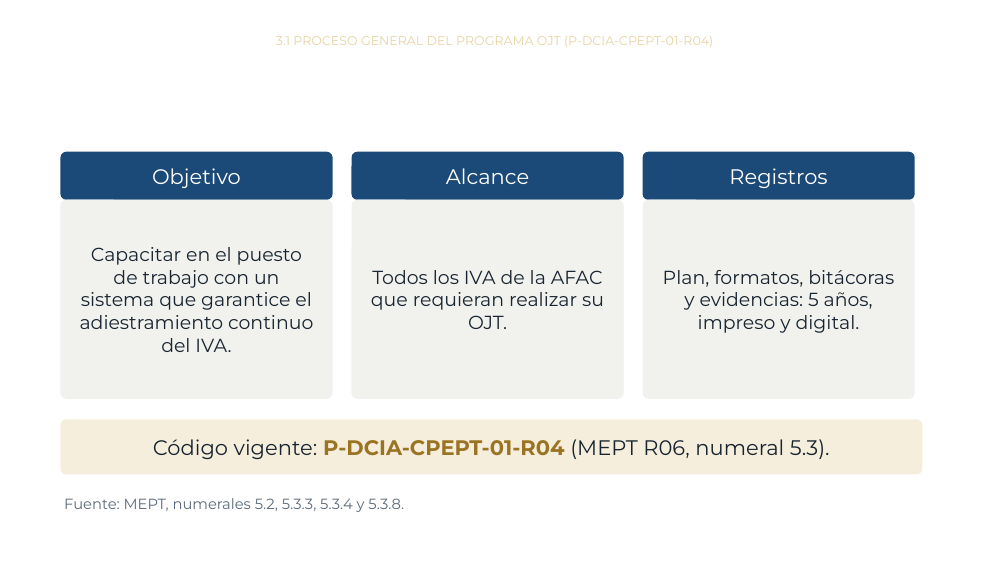
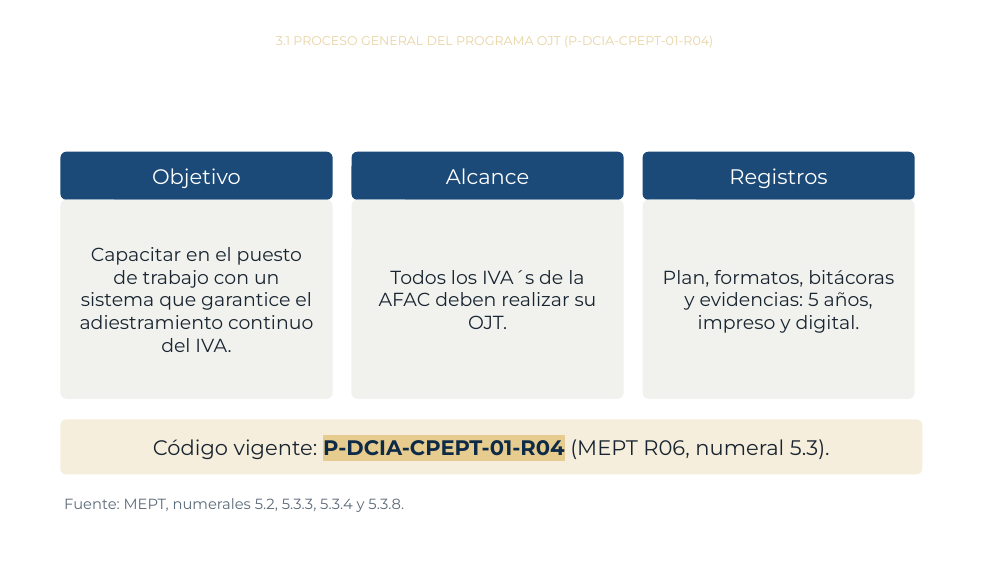
Before and after one commit to jmfigueroah01-creator/Curso-MEPT-OJT, a slide deck: slide 6 of modulo3.pptx (slide 3 before the commit). Drawn at 1008x567 pixels with LibreOffice and Linux fonts; fonts in the diff are those of the drawing; background and template pictures are left out. Boxes give left, top, right and bottom in pixels: in the first picture for what was removed or moved away, otherwise in the second. Text is boxed around its words. In the diff, an @@ line names an element or a change of style, - is before the commit and + after.

```diff
--- a/modulo3.pptx
+++ b/modulo3.pptx
@@ text in rounded rectangle at [379,270,597,329]: text changed @@
-Todos los IVA de la AFAC que requieran realizar su OJT.
+Todos los IVA´s de la AFAC deben realizar su OJT.
@@ rounded rectangle "Código vigente: P-DCIA-CPEPT-01-R04 (MEPT R06, ..." at [60,420,923,475]: text colour #9A7323 to #0E2A47, highlight none to #E6CC8F in "P-DCIA-CPEPT-01-R04" @@
```
Also in this commit, not shown: 12 other slides changed, 11 slides added, 10 slides removed, 1 other file.
